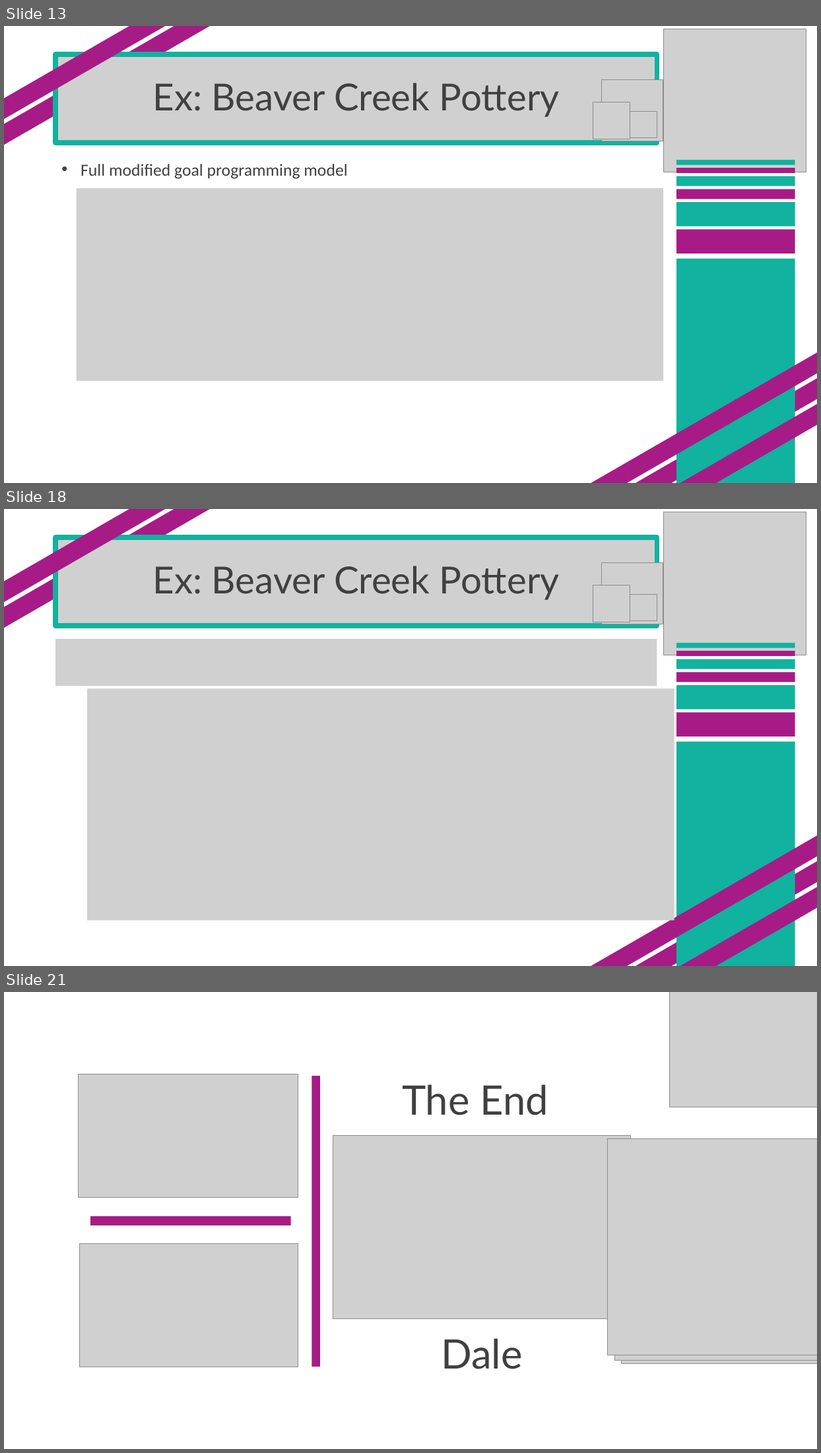
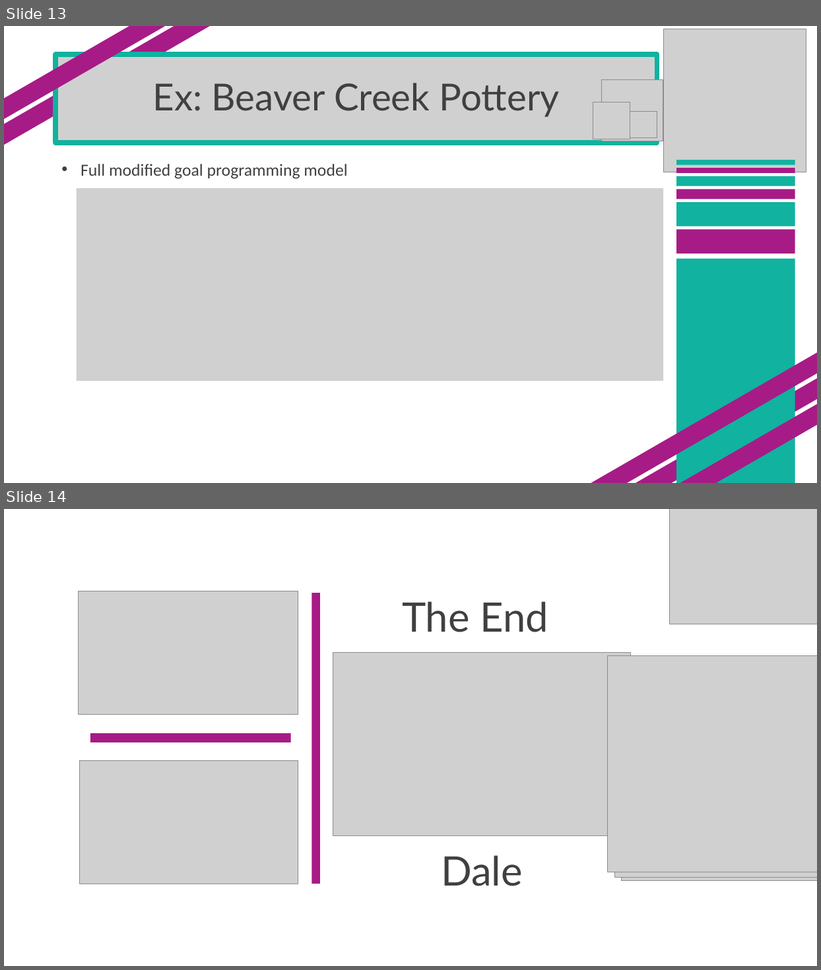
Before and after one commit to SuperMarioGiacomazzo/STOR305_WEBSITE, a slide deck: Lectures/Lecture 15/Lecture 15.pptx. Shown one above the other, each under a label of ours: slides 13, 18 and 21 before the commit, slides 13 and 14 after it; the slides between them are not shown. The pictures are 821x1453 and 821x970 pixels, drawn with LibreOffice and Linux fonts; fonts in the diff are those of the drawing; grey boxes stand for pictures. Boxes give left, top, right and bottom in pixels: in the first picture for what was removed or moved away, otherwise in the second. Text is boxed around its words. In the diff, an @@ line names an element or a change of style, - is before the commit and + after.

```diff
--- a/Lectures/Lecture 15/Lecture 15.pptx
+++ b/Lectures/Lecture 15/Lecture 15.pptx
@@ slide 18 removed at <box>4,509,817,966</box>, background #FFFFFF @@
@@ rectangle removed at <box>4,509,219,638</box> @@
@@ rectangle removed at <box>4,509,207,618</box> @@
@@ picture removed at <box>663,512,806,655</box> @@
@@ picture removed at <box>56,538,657,626</box> @@
@@ title removed at <box>56,537,657,626</box> @@
-Ex: Beaver Creek Pottery
@@ picture removed at <box>602,563,663,625</box> @@
@@ picture removed at <box>593,586,630,622</box> @@
@@ picture removed at <box>630,594,657,621</box> @@
@@ picture removed at <box>56,639,657,686</box> @@
@@ rectangle removed at <box>677,643,795,648</box> @@
@@ rectangle removed at <box>677,651,795,656</box> @@
@@ rectangle removed at <box>677,659,795,669</box> @@
@@ rectangle removed at <box>677,673,795,682</box> @@
@@ rectangle removed at <box>677,685,795,710</box> @@
@@ picture removed at <box>87,689,675,921</box> @@
@@ rectangle removed at <box>677,713,795,737</box> @@
@@ rectangle removed at <box>677,742,795,966</box> @@
@@ rectangle removed at <box>572,820,817,966</box> @@
@@ rectangle removed at <box>624,839,817,966</box> @@
@@ rectangle removed at <box>635,859,817,966</box> @@
@@ what was slide 21 is now slide 14 @@
```
Also in this commit, not shown: 6 other slides removed, 57 other files.
